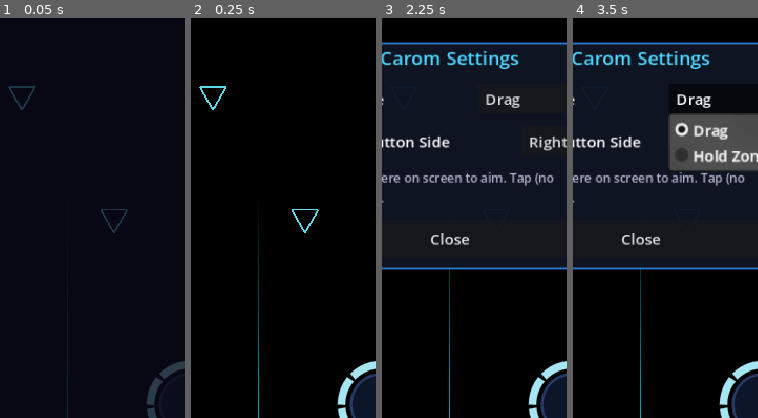
Above: before the commit, frames 1-4 (left to right).
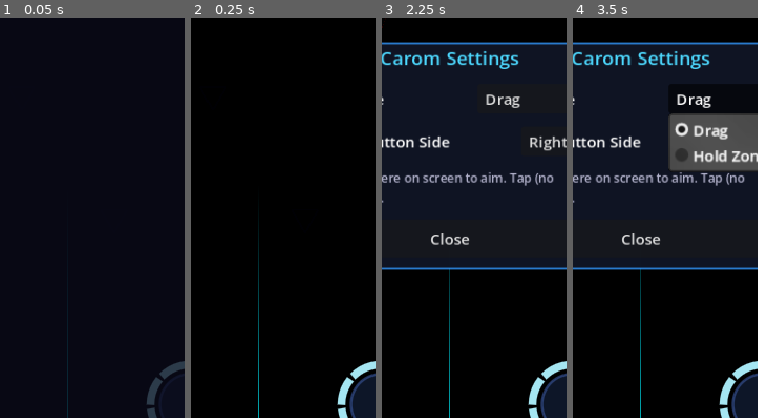
Above: after the commit, the same moments.

Repository: mchambers-mojang/sweet-vinegar-games
Game: Godot game, scene res://carom/scenes/carom_arena.tscn
Same seed, same stepped clock (60 frames per second), same inputs: the game is played once before the commit and once after it. This scene is started directly instead of the project's main scene.
Inputs (mouse positions are % of the whole screen's width and height, from its top left):
- Up to frame 1 (0.05 s): no input
- Up to frame 2 (0.25 s): no input
- Up to frame 3 (2.25 s): click (8, 4) at 0.5 s; click "Resume" at 1.25 s; click (93, 4) at 2 s
- Up to frame 4 (3.5 s): click "Drag" at 2.75 s
The pictures show only the part of the screen within x 32-82%, y 33-83%; the shares and areas given below are measured in that part.

The runs differ from the first frame. In frame 1, 0.4% of the frame differs, in the area x 4-70%, y 17-54%; in frame 2, 0.4%; in frame 3, less than 0.1%; in frame 4, less than 0.1%.

Commit message:
feat(carom): add puck emissive glow and tension pulse near goals
- Add EMISSION_BASE/PEAK and PULSE_FREQ_* constants
- _setup_emission_material(): creates a shared StandardMaterial3D with
  light-cyan emission (Color 0.8,1,1) at energy 2.0, applied to all
  MeshInstance3D children in _ready()
- _process(): drives _update_pulse() every frame
- _update_pulse(): sinusoidal modulation of emission_energy_multiplier
  between 2.0 and 5.0 at the current frequency
- _get_pulse_frequency(): piecewise lerp — 3.0 Hz near goal (<30% of
  arena), 1.5 Hz mid-range (30-60%), 0.5 Hz far (>60%); smooth
  transition between bands using lerpf
- _get_nearest_goal_distance() / _get_arena_length(): helpers for
  fraction calculation; _goal_targets already populated by configure()
- carom_puck.tscn: sync editor-preview material to new colour/energy

Diff:
--- a/carom/scenes/carom_puck.tscn
+++ b/carom/scenes/carom_puck.tscn
@@ -16,8 +16,8 @@
 [sub_resource type="StandardMaterial3D" id="7"]
 albedo_color = Color(0.02, 0.08, 0.1, 1)
 emission_enabled = true
-emission = Color(0.1, 0.7, 0.8, 1)
-emission_energy_multiplier = 1.0
+emission = Color(0.8, 1.0, 1.0, 1)
+emission_energy_multiplier = 2.0
 roughness = 0.2
 
 ; Physics material
--- a/carom/scripts/carom_puck.gd
+++ b/carom/scripts/carom_puck.gd
@@ -9,8 +9,16 @@
 @export var stall_speed_threshold: float = 1.8
 @export var reset_height: float = 0.0
 
+const EMISSION_BASE: float = 2.0
+const EMISSION_PEAK: float = 5.0
+const PULSE_FREQ_FAR: float = 0.5
+const PULSE_FREQ_MID: float = 1.5
+const PULSE_FREQ_NEAR: float = 3.0
+
 var _goal_targets: Array[Vector3] = []
 var _reset_position: Vector3 = Vector3.ZERO
+var _puck_material: StandardMaterial3D = null
+var _pulse_time: float = 0.0
 
 
 func _ready() -> void:
@@ -18,6 +26,20 @@
 	# Lock X and Z rotation, allow Y spin
 	axis_lock_angular_x = true
 	axis_lock_angular_z = true
+	_setup_emission_material()
+
+
+func _setup_emission_material() -> void:
+	_puck_material = StandardMaterial3D.new()
+	_puck_material.shading_mode = BaseMaterial3D.SHADING_MODE_UNSHADED
+	_puck_material.albedo_color = Color(0.02, 0.08, 0.1, 1)
+	_puck_material.emission_enabled = true
+	_puck_material.emission = Color(0.8, 1.0, 1.0, 1)
+	_puck_material.emission_energy_multiplier = EMISSION_BASE
+	_puck_material.roughness = 0.2
+	for child in get_children():
+		if child is MeshInstance3D:
+			(child as MeshInstance3D).material_override = _puck_material
 
 
 func configure(goal_targets: Array[Vector3], reset_position: Vector3) -> void:
@@ -31,6 +53,57 @@
 	global_position = Vector3(reset_position.x, reset_height, reset_position.z)
 	linear_velocity = Vector3.ZERO
 	angular_velocity = Vector3.ZERO
+
+
+func _process(delta: float) -> void:
+	_update_pulse(delta)
+
+
+func _update_pulse(delta: float) -> void:
+	if _puck_material == null:
+		return
+	var freq := _get_pulse_frequency()
+	_pulse_time = fmod(_pulse_time + delta * freq * TAU, TAU)
+	var t := (sin(_pulse_time) + 1.0) * 0.5
+	_puck_material.emission_energy_multiplier = lerpf(EMISSION_BASE, EMISSION_PEAK, t)
+
+
+func _get_pulse_frequency() -> float:
+	if _goal_targets.is_empty():
+		return PULSE_FREQ_FAR
+
+	var nearest_dist := _get_nearest_goal_distance()
+	var arena_length := _get_arena_length()
+	if arena_length <= 0.0:
+		return PULSE_FREQ_FAR
+
+	var fraction := nearest_dist / arena_length
+
+	if fraction >= 0.6:
+		return PULSE_FREQ_FAR
+	elif fraction <= 0.0:
+		return PULSE_FREQ_NEAR
+	elif fraction <= 0.3:
+		# Near zone: lerp 3.0 Hz → 1.5 Hz as puck moves away from goal
+		return lerpf(PULSE_FREQ_NEAR, PULSE_FREQ_MID, fraction / 0.3)
+	else:
+		# Mid zone: lerp 1.5 Hz → 0.5 Hz as puck moves further away
+		return lerpf(PULSE_FREQ_MID, PULSE_FREQ_FAR, (fraction - 0.3) / 0.3)
+
+
+func _get_nearest_goal_distance() -> float:
+	var nearest: float = 1e20
+	for goal in _goal_targets:
+		var d := Vector2(goal.x - global_position.x, goal.z - global_position.z).length()
+		if d < nearest:
+			nearest = d
+	return nearest
+
+
+func _get_arena_length() -> float:
+	if _goal_targets.size() < 2:
+		return 30.0
+	return _goal_targets[0].distance_to(_goal_targets[1])
 
 
 func _physics_process(_delta: float) -> void:
